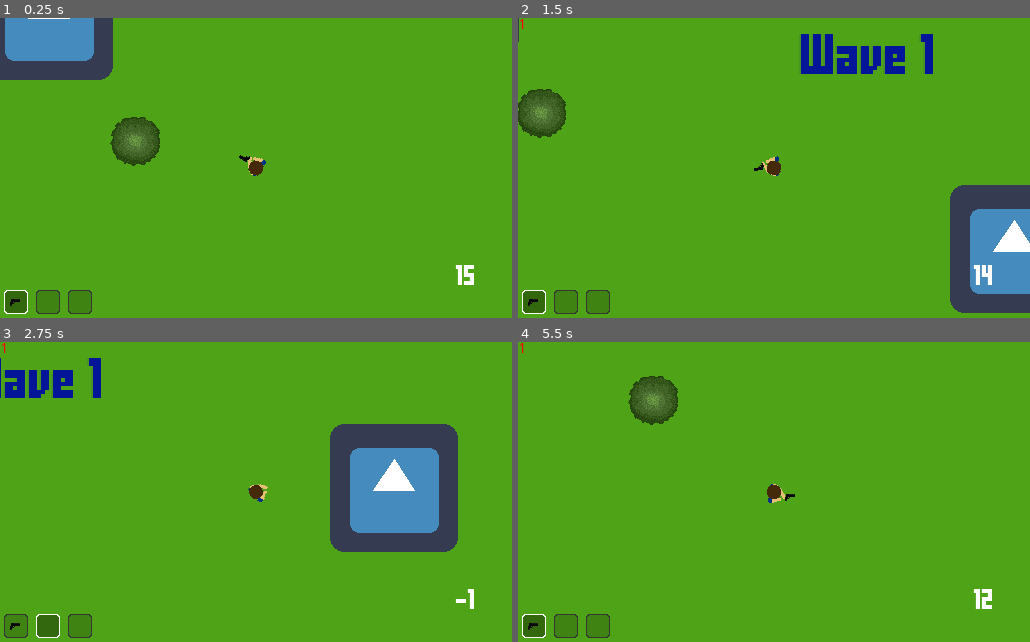
Above: before the commit, frames 1-4 (two rows, left to right).
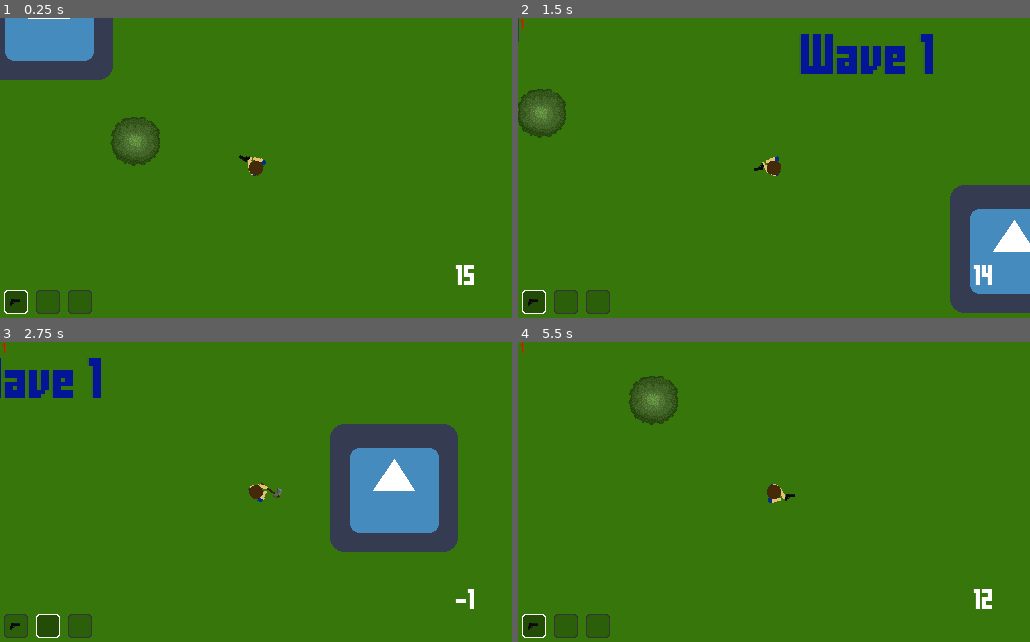
Above: after the commit, the same moments.

Repository: oluthje/Zomber
Game: Godot game, scene res://Main.tscn
Same seed, same stepped clock (60 frames per second), same inputs: the game is played once before the commit and once after it. The engine's default icon, where the game draws it, is replaced by a stand-in: a white triangle on a blue panel in a dark square.
Inputs (mouse positions are in pixels of both pictures, inside the frame that each line leads up to):
- Up to frame 1 (0.25 s): no input
- Up to frame 2 (1.5 s): tap Enter at 0.5 s; move the mouse to (886, 153) at 0.52 s; press the mouse at (886, 153) at 0.53 s; hold D (right) 0.53-1.28 s; move the mouse to (671, 183) at 1.27 s; release the mouse at (671, 183) at 1.28 s; hold S (down) from 1.28 s (still down); tap 1 (pressed_1) at 1.35 s
- Up to frame 3 (2.75 s): click (153, 507) at 1.55 s; move the mouse to (307, 426) at 2.02 s; release S (down) at 2.03 s; press the mouse at (307, 426) at 2.03 s; hold D (right) from 2.03 s (still down); tap 2 (pressed_2) at 2.1 s
- Up to frame 4 (5.5 s): move the mouse to (748, 552) at 2.77 s; release D (right) at 2.78 s; release the mouse at (748, 552) at 2.78 s; hold W (up) 2.78-3.53 s; tap 3 (pressed_3) at 2.85 s; click (748, 552) at 3.05 s; move the mouse to (927, 537) at 3.52 s; press the mouse at (927, 537) at 3.53 s; hold A (left) 3.53-5.03 s; tap 4 (pressed_4) at 3.6 s; tap R (reload) at 4.15 s; move the mouse to (620, 447) at 4.27 s; release the mouse at (620, 447) at 4.28 s; tap 5 (pressed_5) at 4.35 s; click (620, 447) at 4.55 s; move the mouse to (799, 492) at 5.02 s; press the mouse at (799, 492) at 5.03 s; hold S (down) from 5.03 s (still down); tap 6 (pressed_6) at 5.1 s

The runs differ from the first frame. In frame 1, 94% of the frame differs, in the area x 0-100%, y 0-100%; in frame 2, 90%; in frame 3, 88%; in frame 4, 98%.

Commit message:
Added melee functionality

Diff:
--- a/Environment/Tree.gd
+++ b/Environment/Tree.gd
@@ -1,6 +1,22 @@
 extends StaticBody2D
 
+var Trunk = preload("res://Environment/TreeThing.tscn")
+
 onready var leaves_node = get_node("Leaves")
+var num_logs = 4
+
+func _ready():
+#	place_logs()
+	pass
+
+var has_done_log_thing = 	false
+func _physics_process(delta):
+	if not has_done_log_thing:
+		place_logs()
+
+func place_logs():
+	var trunk = Trunk.instance()
+	get_parent().add_child(trunk)
 
 func _on_Area2D_body_entered(body):
 	if "Player" in body.name:
--- /dev/null
+++ b/Environment/TreeThing.gd
@@ -0,0 +1,5 @@
+extends Node2D
+
+# Called when the node enters the scene tree for the first time.
+func _ready():
+	pass
--- /dev/null
+++ b/Environment/TreeThing.tscn
@@ -0,0 +1,10 @@
+[gd_scene load_steps=3 format=2]
+
+[ext_resource path="res://Sprites/Environment/Trunk.png" type="Texture" id=1]
+[ext_resource path="res://Environment/TreeThing.gd" type="Script" id=2]
+
+[node name="TreeThing" type="Node2D"]
+script = ExtResource( 2 )
+
+[node name="Sprite" type="Sprite" parent="."]
+texture = ExtResource( 1 )
--- a/Game.tscn
+++ b/Game.tscn
@@ -11,12 +11,6 @@
 
 [node name="Game" type="Node2D"]
 script = ExtResource( 4 )
-
-[node name="Sprite" type="Sprite" parent="."]
-visible = false
-position = Vector2( 512, 304 )
-scale = Vector2( 8, 4.6875 )
-texture = ExtResource( 6 )
 
 [node name="Player" parent="." instance=ExtResource( 7 )]
 position = Vector2( 520, 320 )
--- a/Item.gd
+++ b/Item.gd
@@ -1,7 +1,7 @@
 extends Node2D
 
 # Inventory related variables
-var inventory = ["pistol", "empty", "empty", "disabled", "disabled", "disabled", "disabled", "disabled"]
+var inventory = ["pistol", "axe", "empty", "disabled", "disabled", "disabled", "disabled", "disabled"]
 var inv_ammo = [-1, -1, -1, -1, -1, -1, -1, -1] # The amount of ammo for each slot (assuming gun is in slot)
 
 var resource_inv = ["wood", "coal", "components"]
--- a/Player/Player.gd
+++ b/Player/Player.gd
@@ -4,6 +4,9 @@
 
 # Guns
 var Pistol = preload("res://Weapons/Pistol.tscn")
+
+# Melee weapons
+var Axe = preload("res://Weapons/Axe.tscn")
 
 # Movement
 var speed = 150
@@ -79,6 +82,9 @@
 	elif Item.inventory[Item.current_inventory_slot] == Item.PISTOL:
 		var item = Pistol.instance()
 		get_node("HandHeldItem").add_child(item)
+	elif Item.inventory[Item.current_inventory_slot] == Item.AXE:
+		var item = Axe.instance()
+		get_node("HandHeldItem").add_child(item)
 
 func _on_Area2D_body_entered(body):
 	if "Zombie" in body.name:
--- /dev/null
+++ b/Weapons/Axe.gd
@@ -0,0 +1,23 @@
+extends "res://Weapons/MeleeParent.gd"
+
+func _ready():
+	# Gun information
+	hit_cooldown = 60 # Amount of time between each shot
+	automatic = false
+	damage = 15
+	attack_speed = 2.5
+
+	# Screen shake variables
+	duration = 0.2
+	frequency = 15
+	amplitude = 4
+	priority = 0
+
+	._ready()
+
+func _on_AnimationPlayer_animation_finished(anim_name):
+	swing_finished()
+
+func _on_Area2D_body_entered(body):
+	if body.is_in_group("enemies"):
+		body.take_damage(damage)
--- /dev/null
+++ b/Weapons/Axe.tscn
@@ -0,0 +1,62 @@
+[gd_scene load_steps=6 format=2]
+
+[ext_resource path="res://Sprites/Weapons/Melee Weapons/Axe.png" type="Texture" id=1]
+[ext_resource path="res://Weapons/Axe.gd" type="Script" id=2]
+
+[sub_resource type="Animation" id=1]
+resource_name = "swingleft"
+length = 0.5
+tracks/0/type = "value"
+tracks/0/path = NodePath(".:rotation_degrees")
+tracks/0/interp = 2
+tracks/0/loop_wrap = true
+tracks/0/imported = false
+tracks/0/enabled = true
+tracks/0/keys = {
+"times": PoolRealArray( 0, 0.2, 0.5 ),
+"transitions": PoolRealArray( 1, 1, 1 ),
+"update": 0,
+"values": [ 45.0, -45.0, -135.0 ]
+}
+
+[sub_resource type="Animation" id=2]
+resource_name = "swingright"
+length = 0.5
+tracks/0/type = "value"
+tracks/0/path = NodePath(".:rotation_degrees")
+tracks/0/interp = 2
+tracks/0/loop_wrap = true
+tracks/0/imported = false
+tracks/0/enabled = true
+tracks/0/keys = {
+"times": PoolRealArray( 0, 0.2, 0.5 ),
+"transitions": PoolRealArray( 1, 1, 1 ),
+"update": 0,
+"values": [ -135.0, -45.0, 45.0 ]
+}
+
+[sub_resource type="RectangleShape2D" id=3]
+extents = Vector2( 7, 3.68629 )
+
+[node name="Axe" type="Node2D"]
+position = Vector2( 12, -2 )
+rotation = 0.785398
+script = ExtResource( 2 )
+
+[node name="AnimationPlayer" type="AnimationPlayer" parent="."]
+anims/swingleft = SubResource( 1 )
+anims/swingright = SubResource( 2 )
+
+[node name="Sprite" type="Sprite" parent="."]
+position = Vector2( 8, 8 )
+rotation = 2.35619
+scale = Vector2( -1, 1 )
+texture = ExtResource( 1 )
+
+[node name="Area2D" type="Area2D" parent="Sprite"]
+
+[node name="CollisionShape2D" type="CollisionShape2D" parent="Sprite/Area2D"]
+position = Vector2( -9.53674e-07, -8.68629 )
+shape = SubResource( 3 )
+[connection signal="animation_finished" from="AnimationPlayer" to="." method="_on_AnimationPlayer_animation_finished"]
+[connection signal="body_entered" from="Sprite/Area2D" to="." method="_on_Area2D_body_entered"]
--- a/Weapons/Bullet.gd
+++ b/Weapons/Bullet.gd
@@ -8,12 +8,11 @@
 	SPEED = speed
 	DAMAGE = damage
 	velocity = Vector2(SPEED, 0).rotated(direction)
-	print(rad2deg(direction))
 
 func _physics_process(delta):
 	move_and_collide(velocity * delta)
 
 func _on_Area2D_body_entered(body):
-	if "Zombie" in body.name:
+	if body.is_in_group("enemies"):
 		body.take_damage(DAMAGE)
 		queue_free()
--- a/Weapons/GunParent.tscn
+++ b/Weapons/GunParent.tscn
@@ -2,5 +2,5 @@
 
 [ext_resource path="res://Weapons/GunParent.gd" type="Script" id=1]
 
-[node name="Gun" type="Node2D"]
+[node name="GunParent" type="Node2D"]
 script = ExtResource( 1 )
--- /dev/null
+++ b/Weapons/MeleeParent.gd
@@ -0,0 +1,46 @@
+extends Node2D
+
+# Gun information
+var hit_cooldown = 10 # Amount of time between each shot
+var automatic = false
+var damage = 15
+var attack_speed = 1
+
+# Screen shake variables
+var duration = 0.2
+var frequency = 15
+var amplitude = 4
+var priority = 0
+
+# Misc
+var is_swinging = false
+var current_arm = "right"
+
+func _ready():
+	pass
+
+func _physics_process(delta):
+	input()
+
+func input():
+	if automatic == true:
+		if Input.is_action_pressed("shoot") and not is_swinging:
+			swing()
+	else:
+		if Input.is_action_just_pressed("shoot") and not is_swinging:
+			swing()
+
+func swing():
+	$AnimationPlayer.set_speed_scale(attack_speed)
+	if current_arm == "right":
+		current_arm = "left"
+		$AnimationPlayer.play("swingleft")
+	elif current_arm == "left":
+		current_arm = "right"
+		$AnimationPlayer.play("swingright")
+
+func swing_finished():
+	if current_arm == "right":
+		get_node("Sprite").set_flip_h(false)
+	elif current_arm == "left":
+		get_node("Sprite").set_flip_h(true)
--- /dev/null
+++ b/Weapons/MeleeParent.tscn
@@ -0,0 +1,6 @@
+[gd_scene load_steps=2 format=2]
+
+[ext_resource path="res://Weapons/MeleeParent.gd" type="Script" id=1]
+
+[node name="MeleeParent" type="Node2D"]
+script = ExtResource( 1 )
--- a/project.godot
+++ b/project.godot
@@ -101,5 +101,5 @@
 [rendering]
 
 quality/2d/use_pixel_snap=true
-environment/default_clear_color=Color( 0.313726, 0.643137, 0.0901961, 1 )
+environment/default_clear_color=Color( 0.215686, 0.466667, 0.0470588, 1 )
 environment/default_environment="res://default_env.tres"
Binary file added: Sprites/Environment/Trunk.png
Not shown, added: Sprites/Environment/Trunk.png.import
Binary file added: Sprites/Weapons/Melee Weapons/Axe.png
Not shown, added: Sprites/Weapons/Melee Weapons/Axe.png.import
